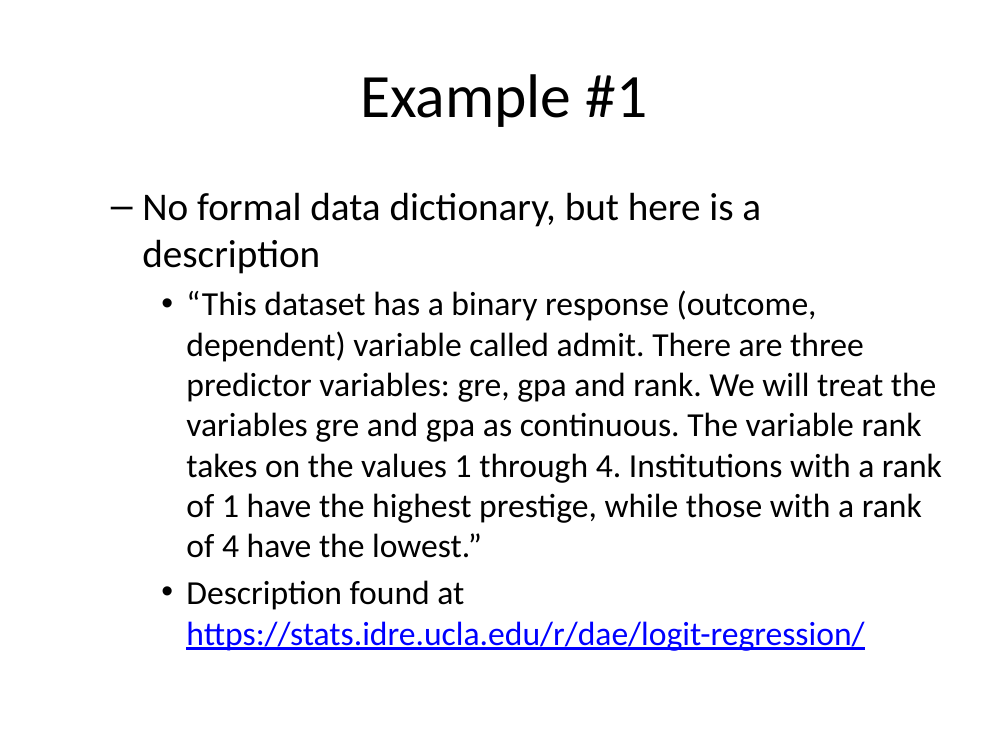
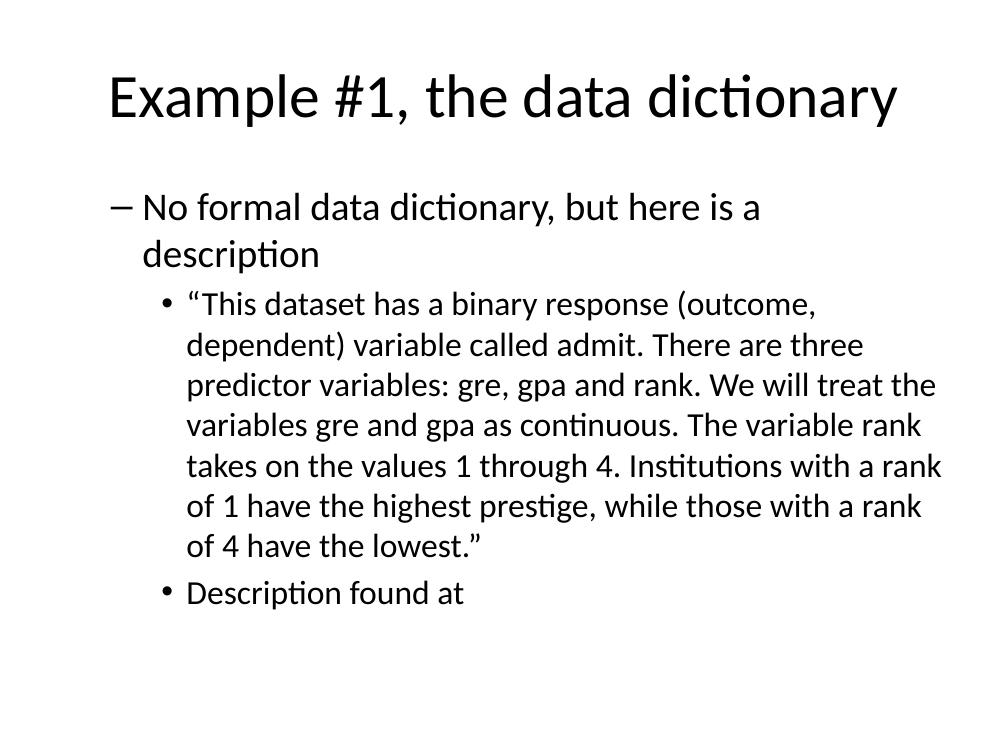
Before and after one commit to pmean/classes, a slide deck: slide 41 of introduction-to-r/src/v03-slides-and-speaker-notes.pptx. Drawn at 1008x756 pixels with LibreOffice and Linux fonts; fonts in the diff are those of the drawing. Boxes give left, top, right and bottom in pixels: in the first picture for what was removed or moved away, otherwise in the second. Text is boxed around its words. In the diff, an @@ line names an element or a change of style, - is before the commit and + after.

```diff
--- a/introduction-to-r/src/v03-slides-and-speaker-notes.pptx
+++ b/introduction-to-r/src/v03-slides-and-speaker-notes.pptx
@@ title at (109,74,898,127): text changed @@
-Example #1
+Example #1, the data dictionary
@@ text at (186,580,464,610): text changed; text colour #0000FF to #000000 @@
-    • Description found at https://stats.idre.ucla.edu/r/dae/logit-regression/
+    • Description found at
```
Also in this commit, not shown: 17 other slides changed, 2 slides added, 6 other files.
